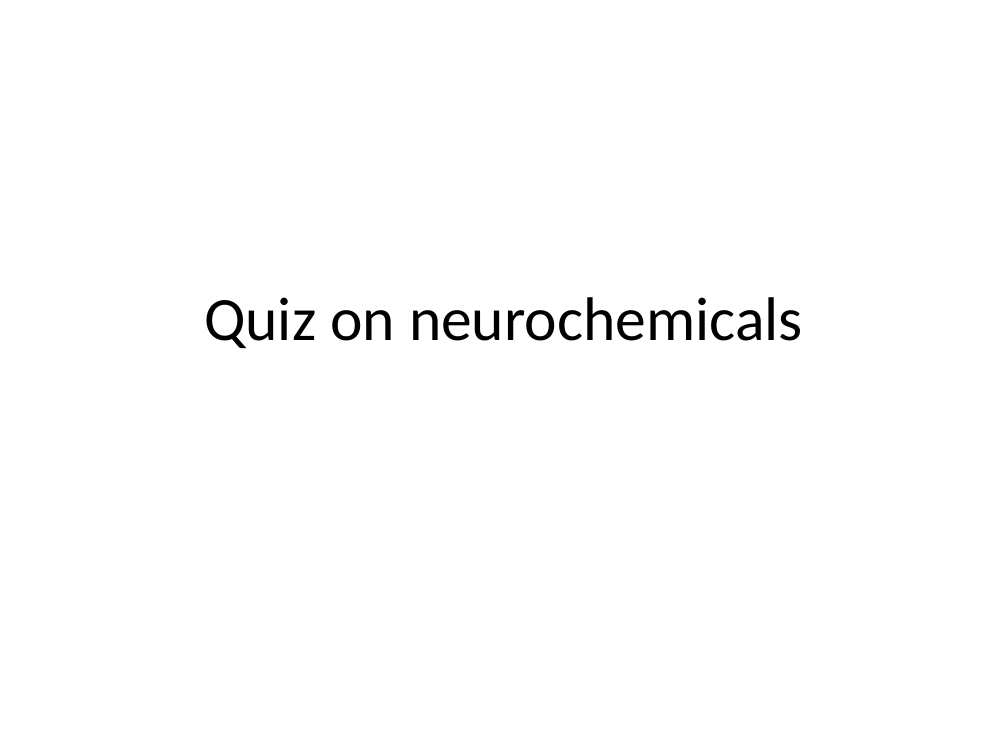
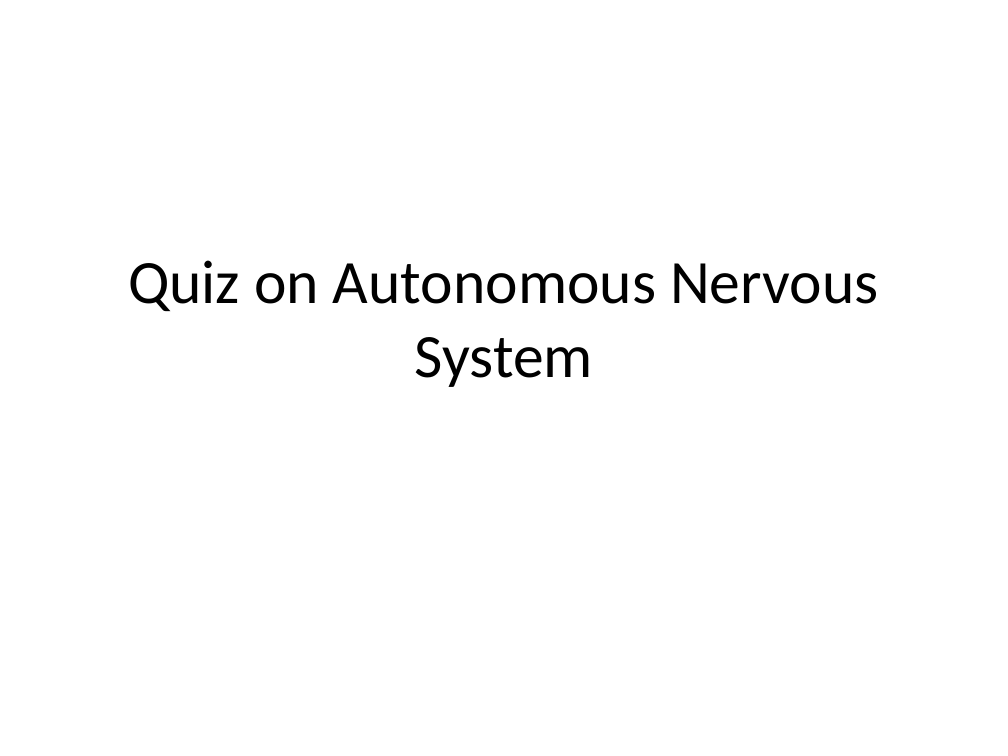
Before and after one commit to possibly-nrs-14/rag-sme, a slide deck: slide 1 of exports/quiz.pptx. Drawn at 1008x756 pixels with LibreOffice and Linux fonts; fonts in the diff are those of the drawing. Boxes give left, top, right and bottom in pixels: in the first picture for what was removed or moved away, otherwise in the second. Text is boxed around its words. In the diff, an @@ line names an element or a change of style, - is before the commit and + after.

```diff
--- a/exports/quiz.pptx
+++ b/exports/quiz.pptx
@@ title at bbox=[128, 260, 878, 387]: text changed @@
-Quiz on neurochemicals
+Quiz on Autonomous Nervous System
```
Also in this commit, not shown: 3 other slides changed, 17 other files.
